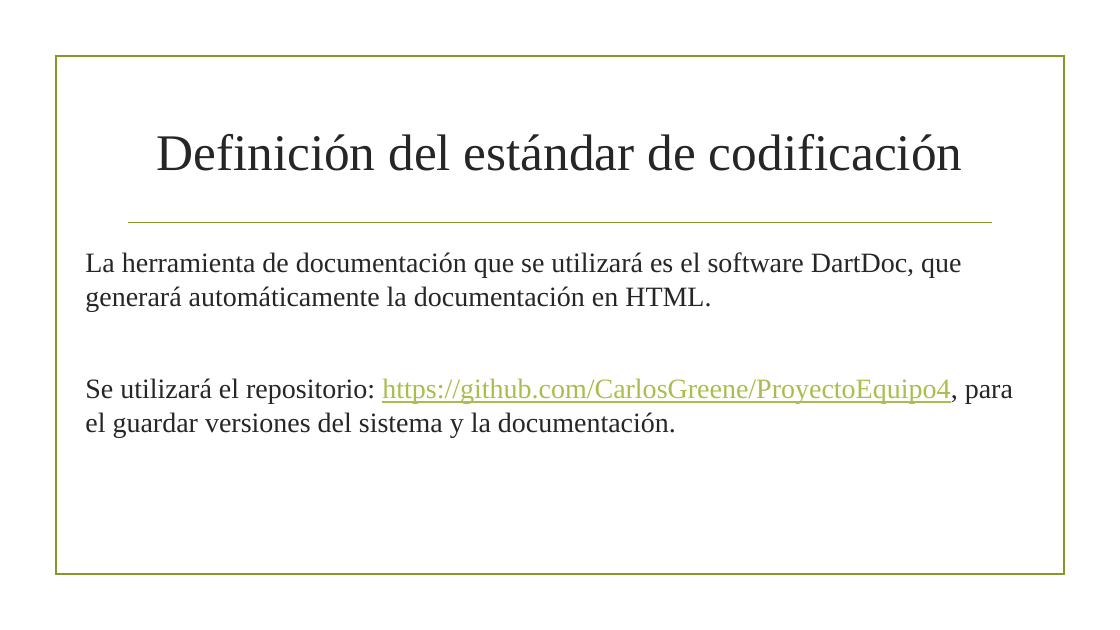
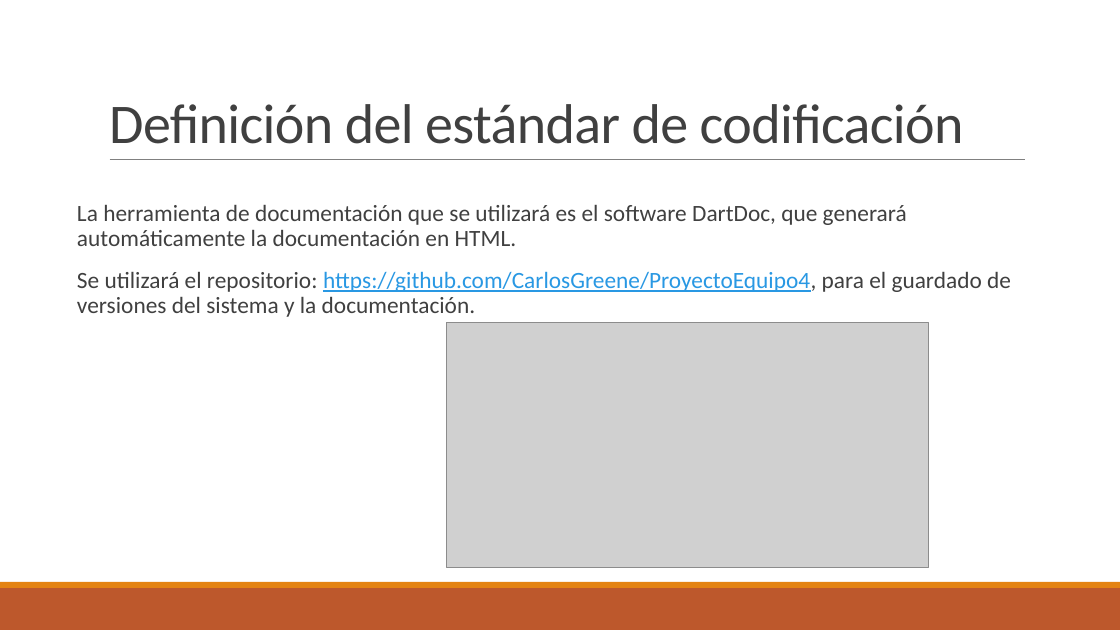
Before and after one commit to CarlosGreene/ProyectoEquipo4, a slide deck: slide 5 of Segunda Entrega.pptm. Drawn at 1120x630 pixels with LibreOffice and Linux fonts; fonts in the diff are those of the drawing; grey boxes stand for pictures; background and template pictures are left out. Boxes give left, top, right and bottom in pixels: in the first picture for what was removed or moved away, otherwise in the second. Text is boxed around its words. In the diff, an @@ line names an element or a change of style, - is before the commit and + after.

```diff
--- a/Segunda Entrega.pptm
+++ b/Segunda Entrega.pptm
@@ title "Definición del estándar de codificación": place and size @@
-title "Definición del estándar de codificación" at [156,134,962,171]
+title "Definición del estándar de codificación" at [109,104,964,144]
@@ title "Definición del estándar de codificación" at [109,104,964,144]: size 44 to 48 pt, font Times New Roman to Calibri, text colour #262626 to #404040, letter spacing 0 to -0.5 pt; alignment centre to left; line spacing 1 to 0.85; vertical alignment middle to bottom @@
@@ rectangle removed at [55,56,1064,575] @@
@@ line moved from (129, 223) - (992, 223) to (110, 160) - (1026, 160) @@
@@ line (110, 160) - (1026, 160): stroke #83992A 1.25 pt to #808080 0.5 pt @@
@@ text at [77,205,907,246]: size 24 to 20 pt, font Times New Roman to Calibri, text colour #262626 to #404040 in "La herramienta de documentación que se utilizará ..."; line spacing 1 to 0.9; more space between paragraphs @@
@@ text "La herramienta de documentación que ...": place and size @@
-text "La herramienta de documentación que ..." at [85,252,1013,437]
+text "La herramienta de documentación que ..." at [77,205,1011,317]
@@ text at [77,271,1011,317]: text changed; size 24 to 20 pt; font Times New Roman to Calibri; text colour #262626 to #404040 @@
-Se utilizará el repositorio: https://github.com/CarlosGreene/ProyectoEquipo4, para el guardar versiones del sistema y la documentación.
+Se utilizará el repositorio: https://github.com/CarlosGreene/ProyectoEquipo4, para el guardado de versiones del sistema y la documentación.
@@ picture added at [447,323,928,568] @@
@@ rectangle added at [0,588,1120,630], fill #BD582C @@
@@ rectangle added at [0,582,1120,588], fill #E48312 @@
```
Also in this commit, not shown: 5 other slides changed, 6 slides added, 4 slides removed, 10 other files.
